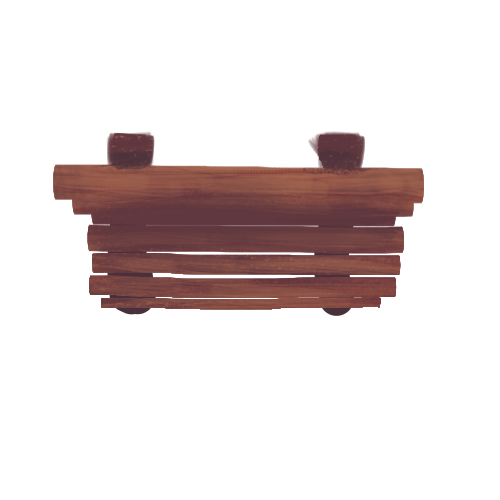
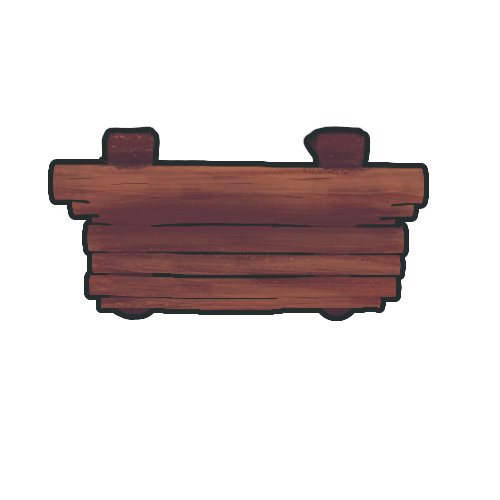
Layer changes from the first w=500, h=500 image to the second:
removed layer "Calque de dessin 2" over [left=48, top=128, right=429, bottom=320]
painted on "Calque de dessin 3" over [left=48, top=128, right=429, bottom=320]
